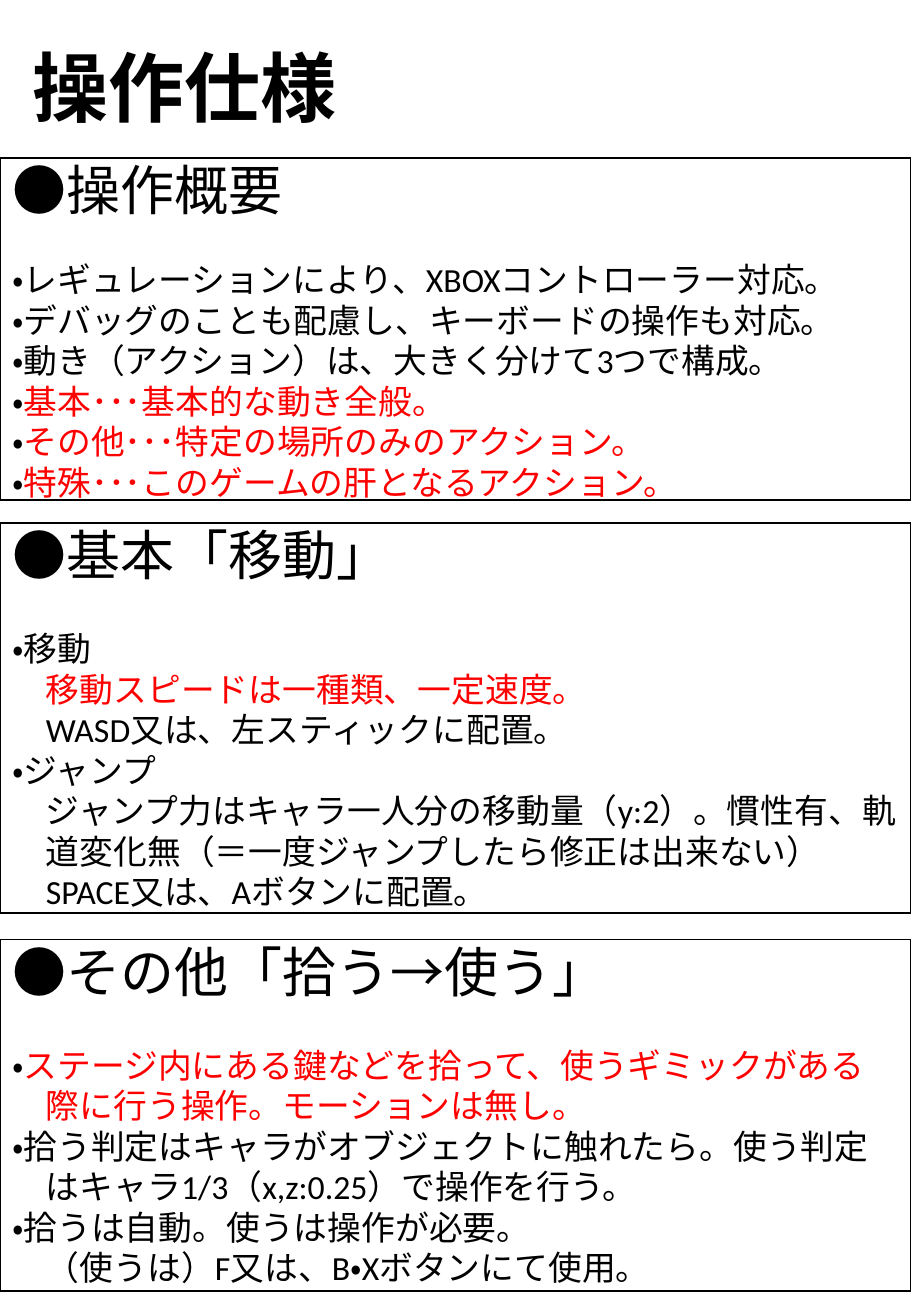
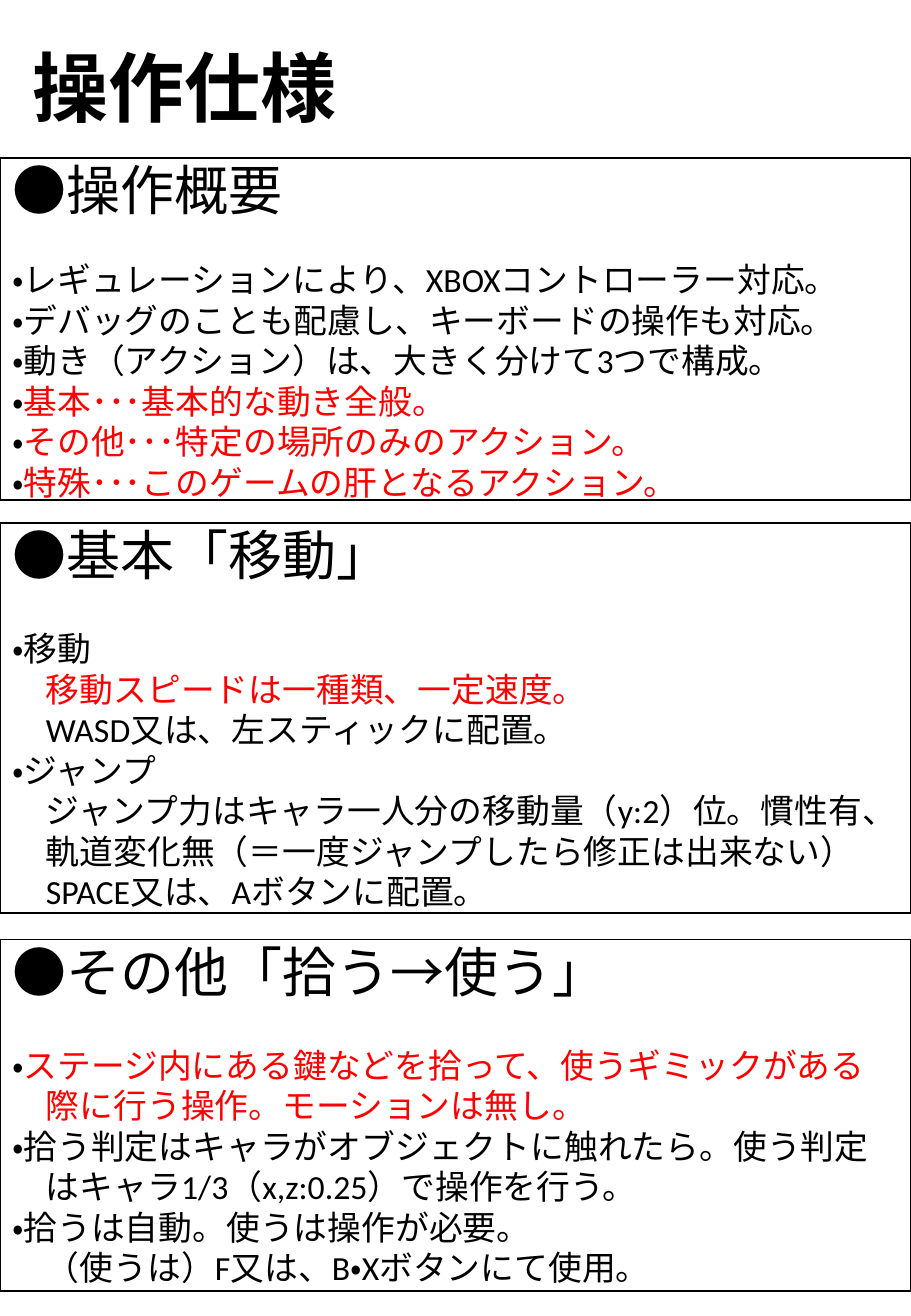
Before and after one commit to harentiman/GameAward, a slide deck: slide 5 of 企画書.pptx. Drawn at 911x1316 pixels with LibreOffice and Linux fonts; fonts in the diff are those of the drawing. Boxes give left, top, right and bottom in pixels: in the first picture for what was removed or moved away, otherwise in the second. Text is boxed around its words. In the diff, an @@ line names an element or a change of style, - is before the commit and + after.

Commit message:
企画書修正

```diff
--- a/企画書.pptx
+++ b/企画書.pptx
@@ text in rectangle at box(46, 794, 896, 867): text changed @@
-ジャンプ力はキャラ一人分の移動量（y:2）。慣性有、軌
-道変化無（＝一度ジャンプしたら修正は出来ない）
+ジャンプ力はキャラ一人分の移動量（y:2）位。慣性有、
+軌道変化無（＝一度ジャンプしたら修正は出来ない）
```
